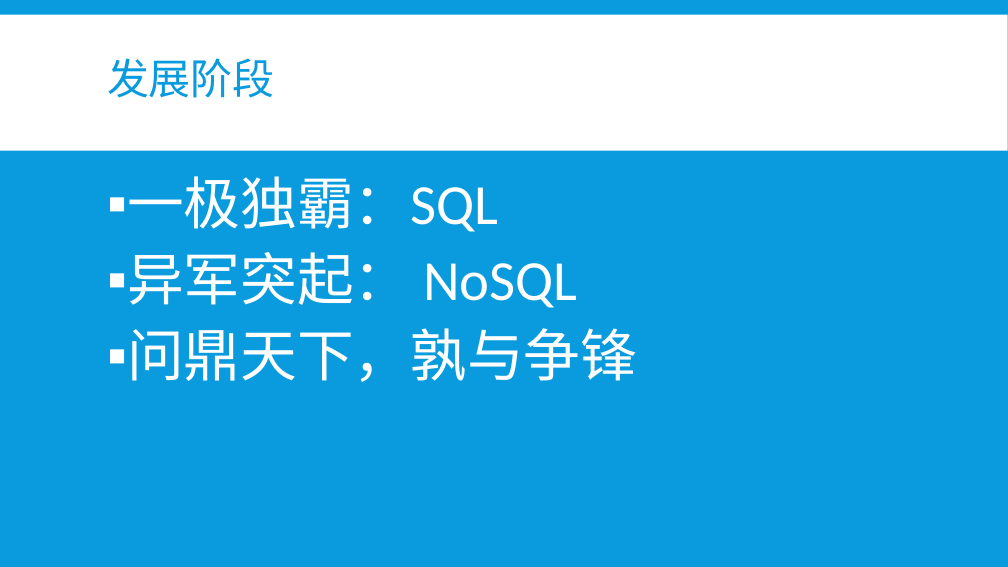
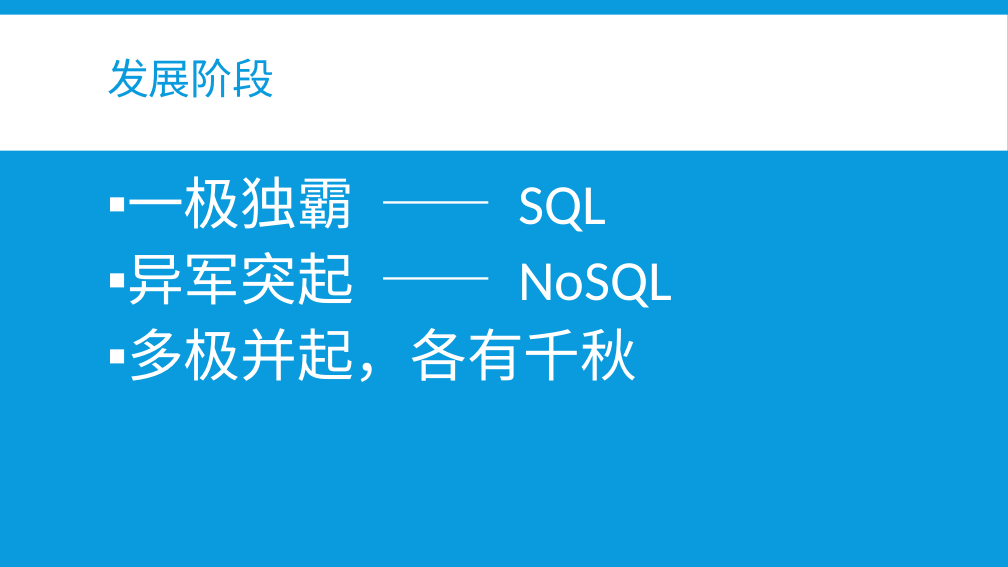
Before and after one commit to b4ubles/PCBNS, a slide deck: slide 4 of doc/NoSQL vs SQL.pptx. Drawn at 1008x567 pixels with LibreOffice and Linux fonts; fonts in the diff are those of the drawing. Boxes give left, top, right and bottom in pixels: in the first picture for what was removed or moved away, otherwise in the second. Text is boxed around its words. In the diff, an @@ line names an element or a change of style, - is before the commit and + after.

```diff
--- a/doc/NoSQL vs SQL.pptx
+++ b/doc/NoSQL vs SQL.pptx
@@ text at [127,176,672,382]: text changed @@
-▪ 一极独霸：SQL
-▪ 异军突起： NoSQL
-▪ 问鼎天下，孰与争锋
+▪ 一极独霸 —— SQL
+▪ 异军突起 —— NoSQL
+▪ 多极并起，各有千秋
```
Also in this commit, not shown: 13 other slides changed, 6 slides added, 5 slides removed.
